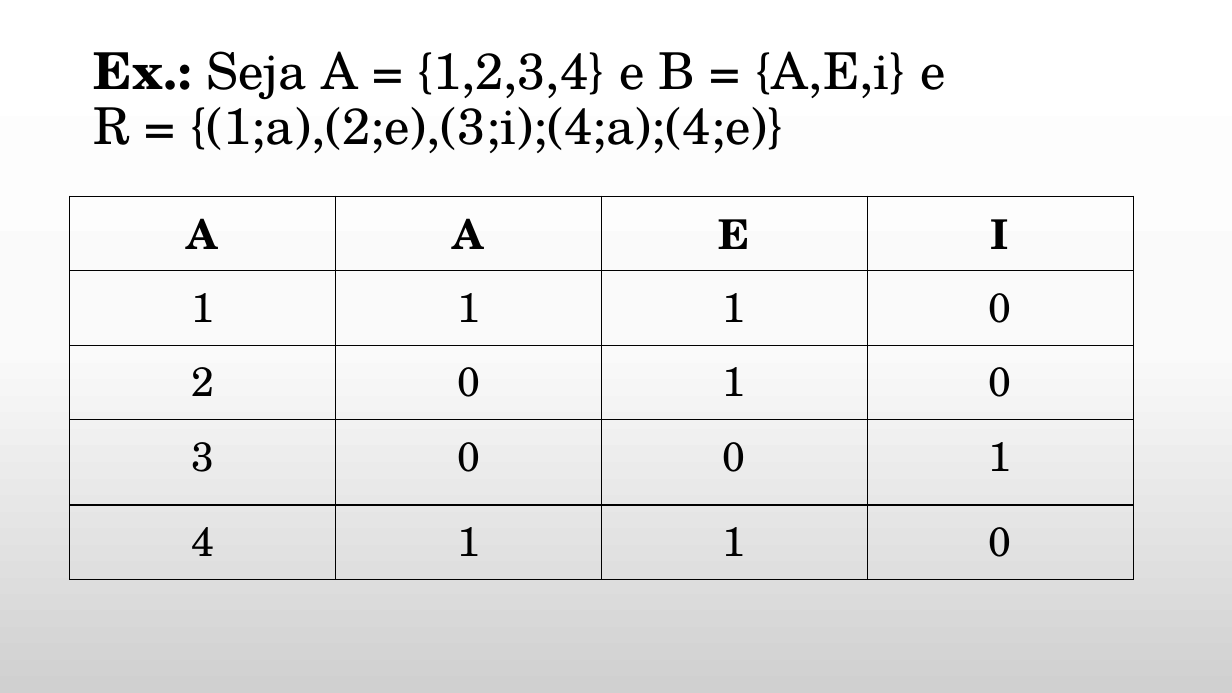
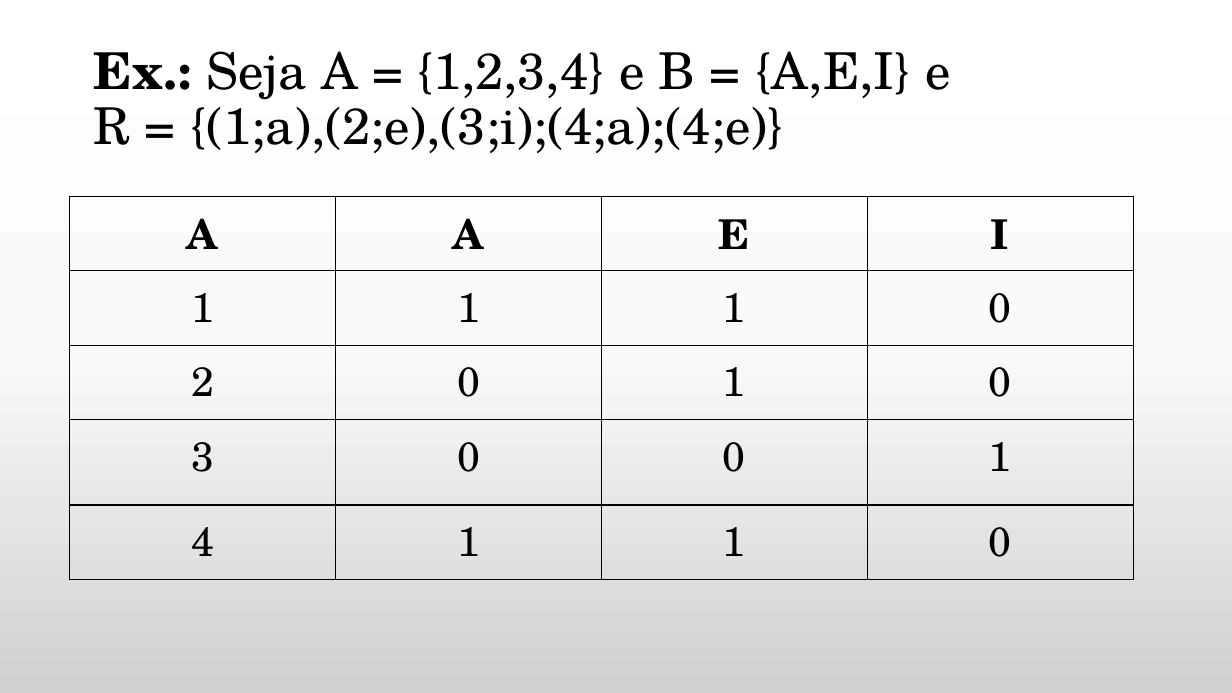
Before and after one commit to daniellygj/Fatec, a slide deck: slide 15 of 1º semestre/Revisões by danny/Revisão de Matemática Discreta.pptx. Drawn at 1232x693 pixels with LibreOffice and Linux fonts; fonts in the diff are those of the drawing; background and template pictures are left out. Boxes give left, top, right and bottom in pixels: in the first picture for what was removed or moved away, otherwise in the second. Text is boxed around its words. In the diff, an @@ line names an element or a change of style, - is before the commit and + after.

```diff
--- a/1º semestre/Revisões by danny/Revisão de Matemática Discreta.pptx
+++ b/1º semestre/Revisões by danny/Revisão de Matemática Discreta.pptx
@@ title at [94, 51, 951, 153]: text changed @@
-Ex.: Seja A = {1,2,3,4} e B = {A,E,i} e
-R = {(1;a),(2;e),(3;i);(4;a);(4;e)}
+Ex.: Seja A = {1,2,3,4} e B = {A,E,I} e
+R = {(1;a),(2;e),(3;i);(4;a);(4;e)}
```
Also in this commit, not shown: 12 other slides changed.
